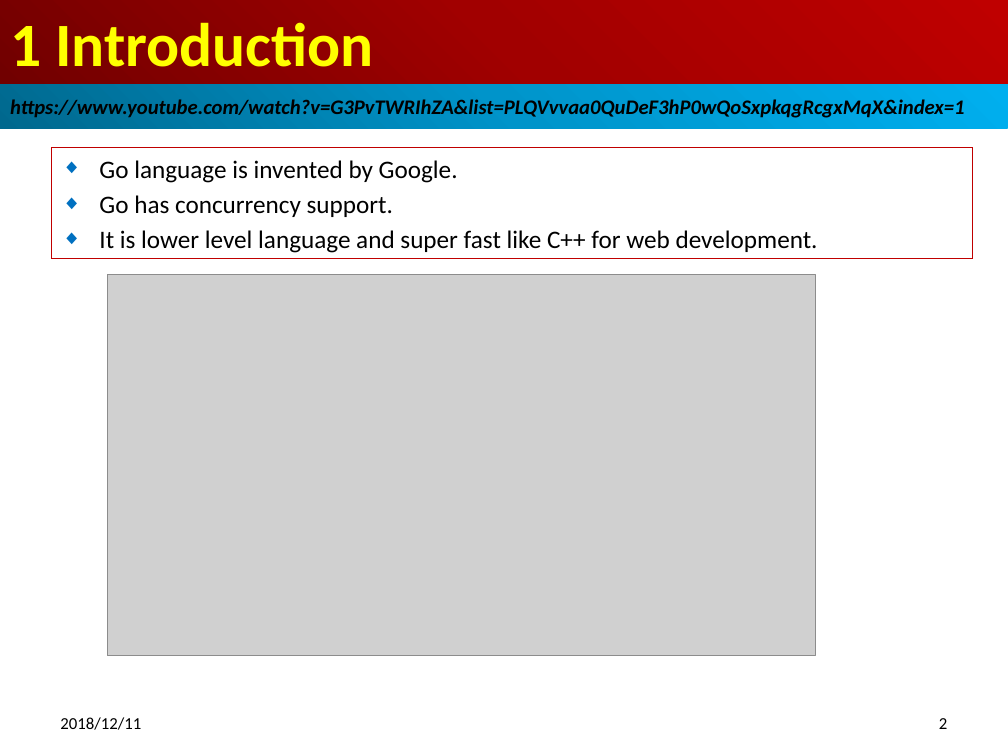
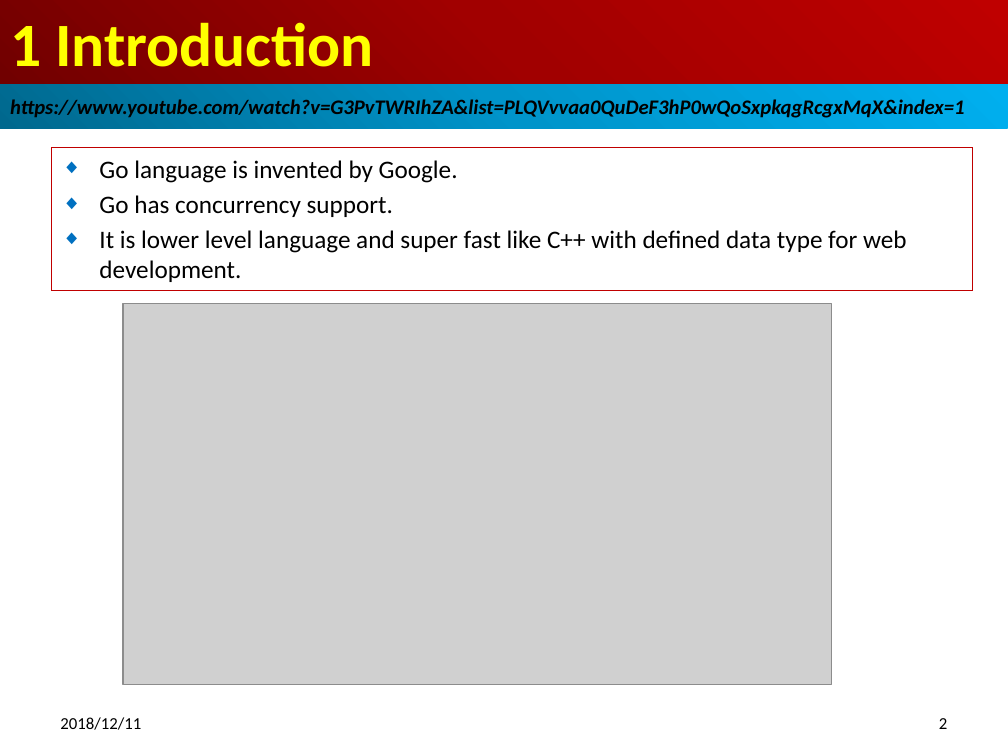
Before and after one commit to peterhchen/100-golang-example, a slide deck: slide 2 of 15_Ch01_Intro.pptx. Drawn at 1008x756 pixels with LibreOffice and Linux fonts; fonts in the diff are those of the drawing; grey boxes stand for pictures. Boxes give left, top, right and bottom in pixels: in the first picture for what was removed or moved away, otherwise in the second. Text is boxed around its words. In the diff, an @@ line names an element or a change of style, - is before the commit and + after.

```diff
--- a/15_Ch01_Intro.pptx
+++ b/15_Ch01_Intro.pptx
@@ subtitle "Go language is invented by ...": place and size @@
-subtitle "Go language is invented by ..." at <box>51,148,972,259</box>
+subtitle "Go language is invented by ..." at <box>51,148,972,291</box>
@@ subtitle at <box>99,230,907,282</box>: text changed @@
-◆ It is lower level language and super fast like C++ for web development.
+◆ It is lower level language and super fast like C++ with defined data type for web development.
@@ picture: place and size @@
-picture at <box>107,275,815,656</box>
+picture at <box>123,303,832,684</box>
```
Also in this commit, not shown: 1 other slide changed, 3 other files.
